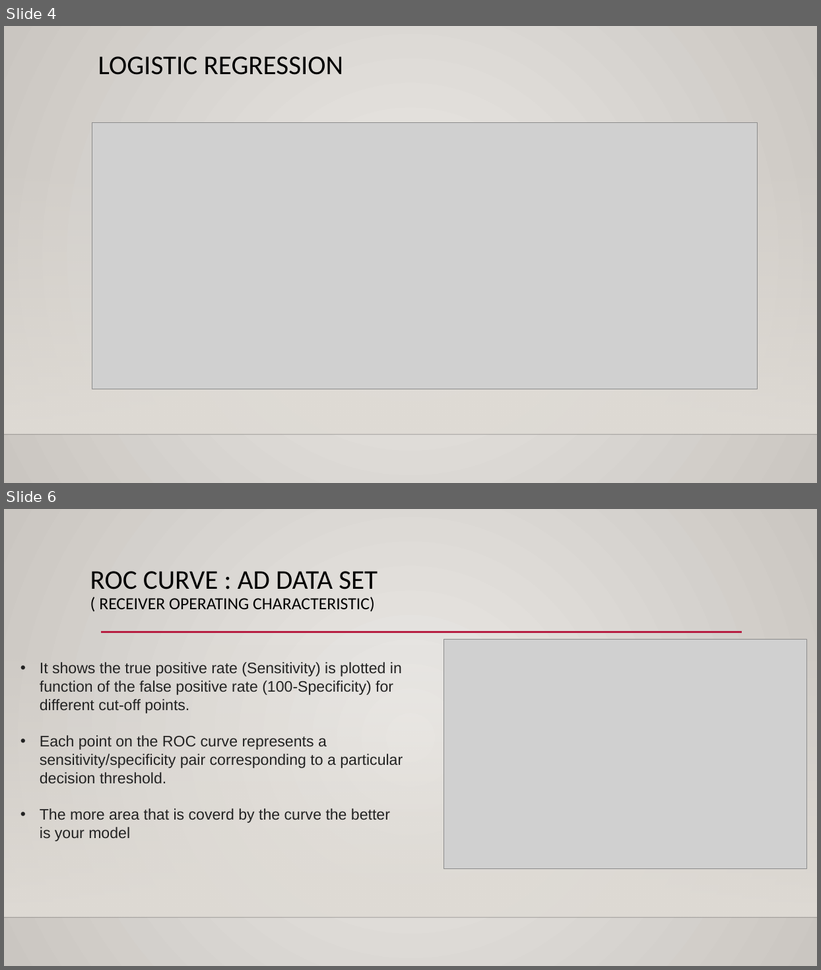
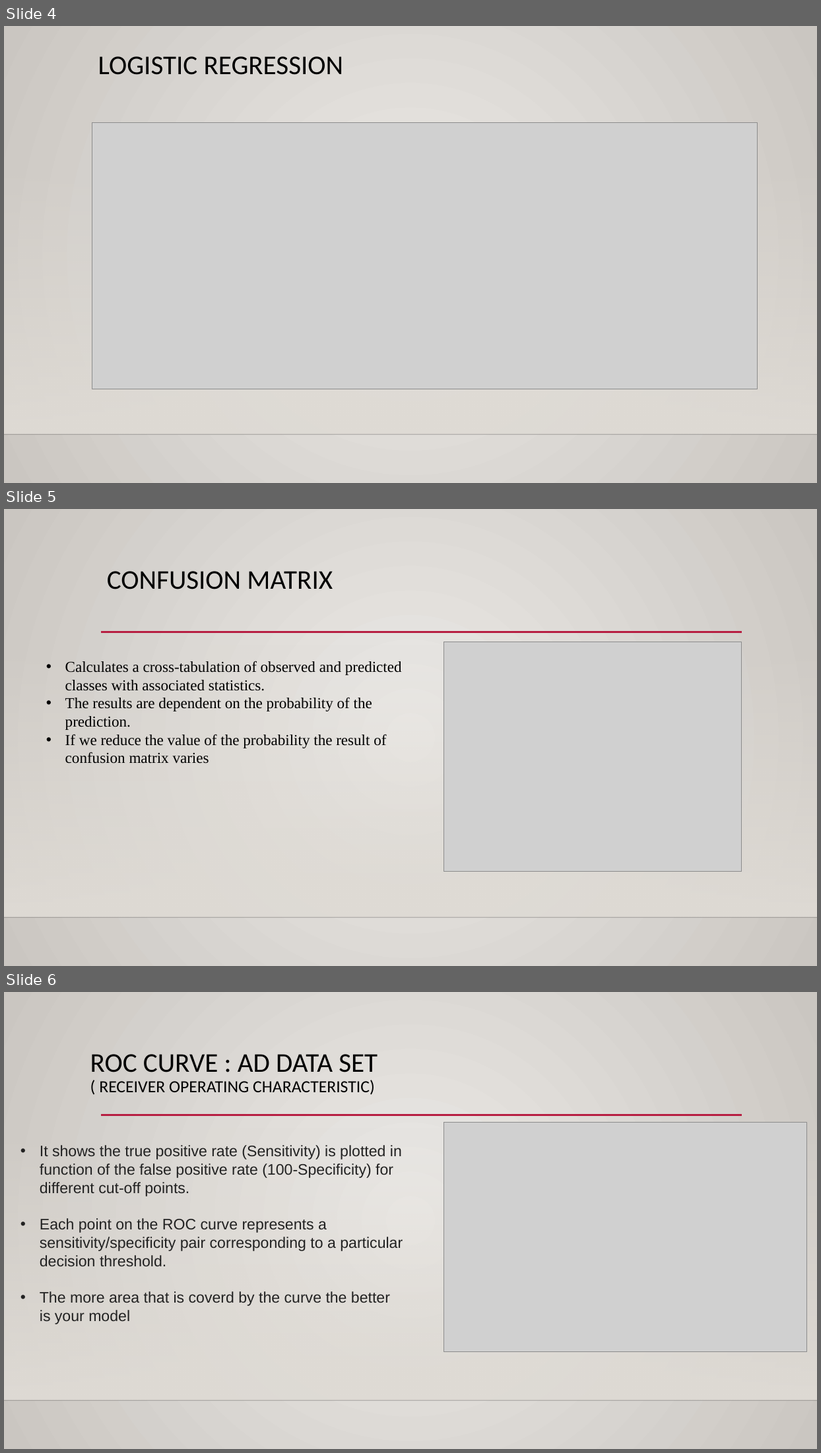
Before and after one commit to analyticsneu/ADS_Team10, a slide deck: MidTerm/Part-2/Presentation/MidTermTeam10.pptx. Shown one above the other, each under a label of ours: slides 4 and 6 before the commit, slides 4, 5 and 6 after it; the slides between them are not shown. The pictures are 821x970 and 821x1453 pixels, drawn with LibreOffice and Linux fonts; fonts in the diff are those of the drawing; grey boxes stand for pictures; background and template pictures are left out. Boxes give left, top, right and bottom in pixels: in the first picture for what was removed or moved away, otherwise in the second. Text is boxed around its words. In the diff, an @@ line names an element or a change of style, - is before the commit and + after.

```diff
--- a/MidTerm/Part-2/Presentation/MidTermTeam10.pptx
+++ b/MidTerm/Part-2/Presentation/MidTermTeam10.pptx
@@ slide 5 added at (4,509,817,966), background gradient #ECEAE7 to #CAC7C1; not listed: 3 template elements that a slide beside it also shows @@
@@ title added at (107,571,333,590), 32 pt, text #000000 @@
+CONFUSION MATRIX
@@ picture added at (444,642,741,872) @@
@@ text added at (65,661,402,764), 18 pt, text #000000 @@
+• Calculates a cross-tabulation of observed and predicted classes with associated statistics.
+• The results are dependent on the probability of the prediction.
+• If we reduce the value of the probability the result of confusion matrix varies
```
Also in this commit, not shown: 6 other slides added.
